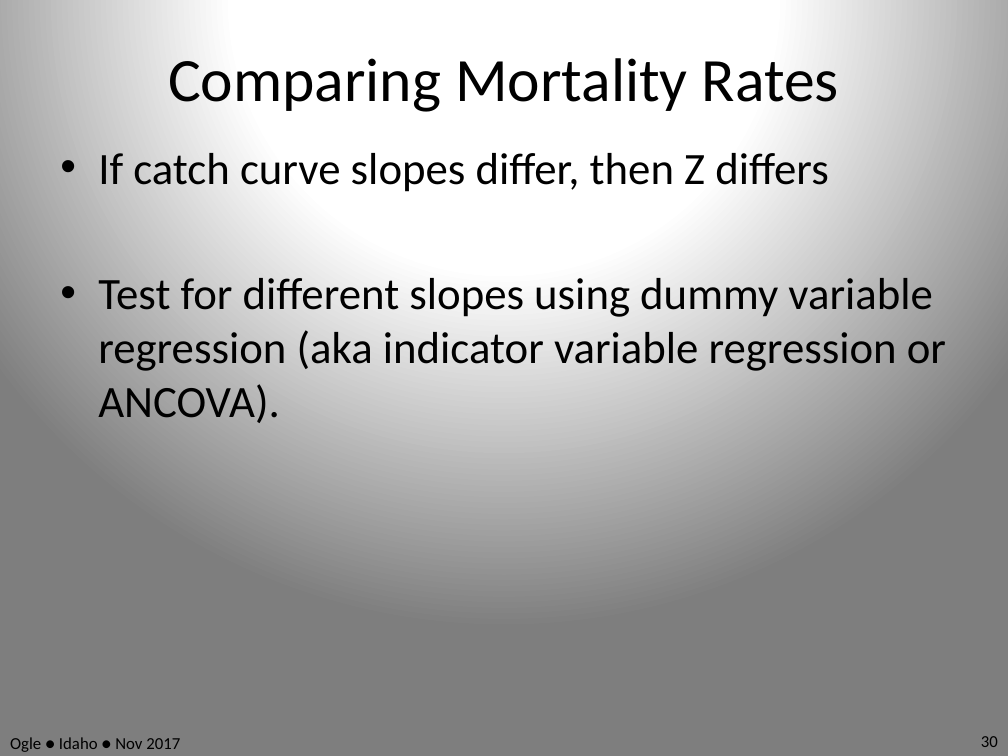
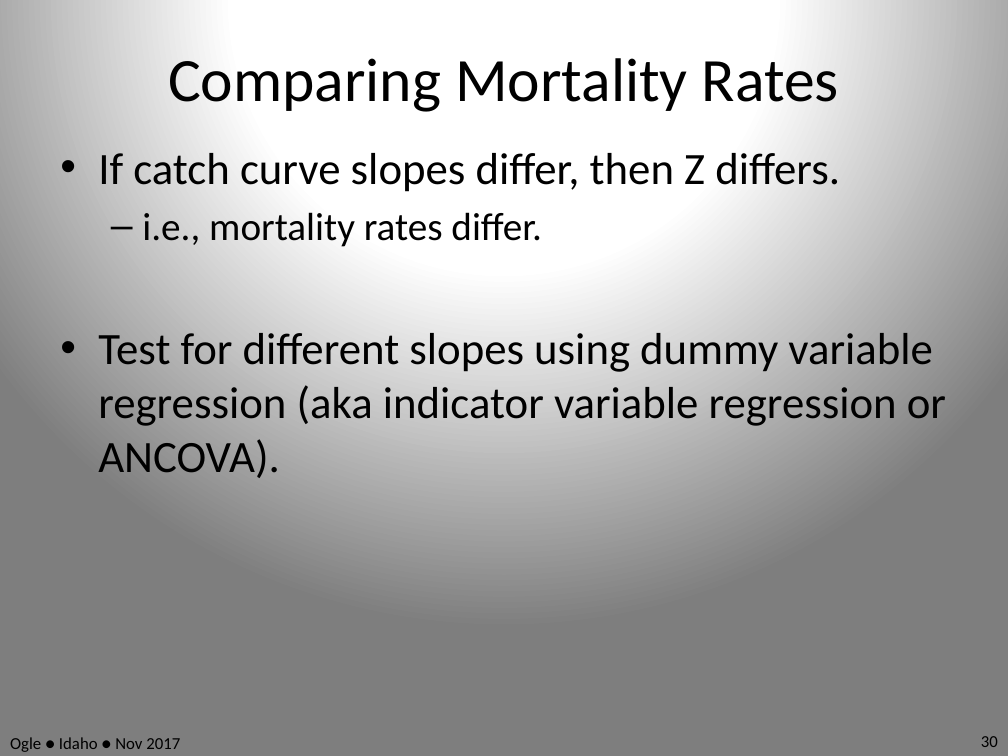
Before and after one commit to droglenc/RcourseIdaho2017, a slide deck: slide 30 of Slides.pptx. Drawn at 1008x756 pixels with LibreOffice and Linux fonts; fonts in the diff are those of the drawing. Boxes give left, top, right and bottom in pixels: in the first picture for what was removed or moved away, otherwise in the second. Text is boxed around its words. In the diff, an @@ line names an element or a change of style, - is before the commit and + after.

```diff
--- a/Slides.pptx
+++ b/Slides.pptx
@@ text at [98,153,840,247]: text changed @@
-• If catch curve slopes differ, then Z differs
+• If catch curve slopes differ, then Z differs.
+  – i.e., mortality rates differ.
```
Also in this commit, not shown: 25 other slides changed, 11 slides added, 4 other files.
